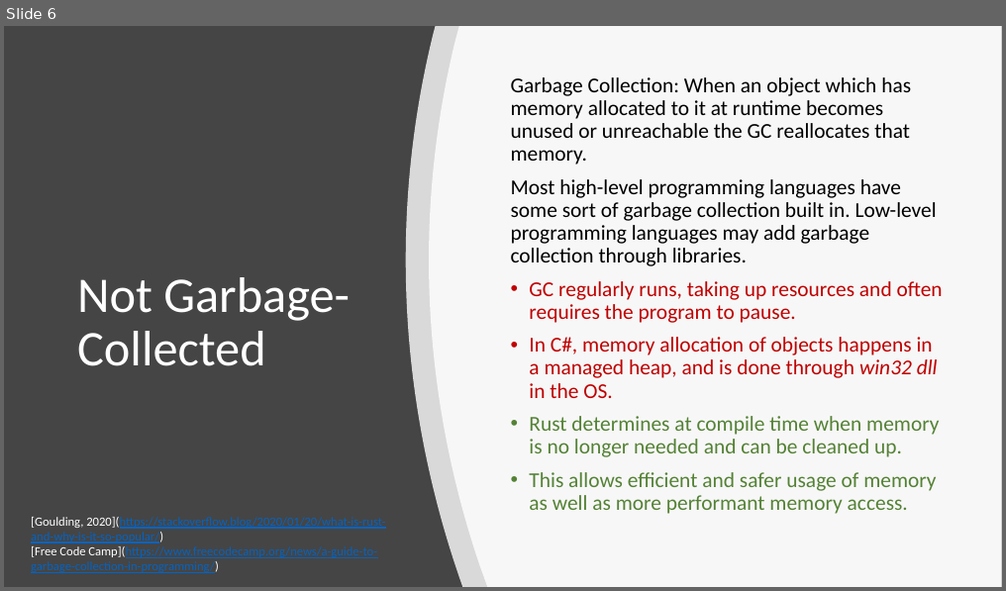
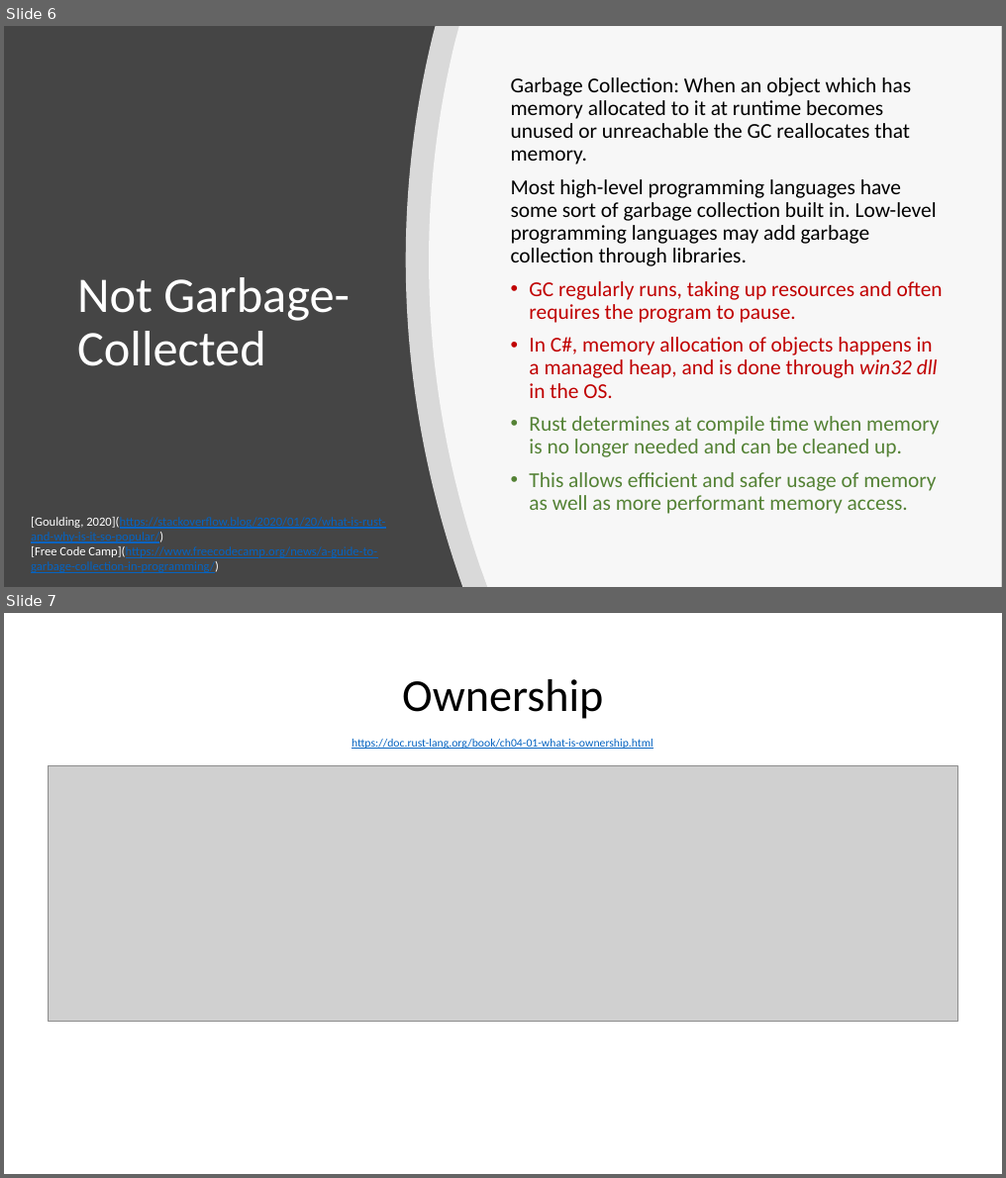
Before and after one commit to ctrachte/Rust-Tutorials, a slide deck: RustIntro.pptx. Shown one above the other, each under a label of ours: slide 6 before the commit, slides 6 and 7 after it. The pictures are 1006x591 and 1006x1178 pixels, drawn with LibreOffice and Linux fonts; fonts in the diff are those of the drawing; grey boxes stand for pictures. Boxes give left, top, right and bottom in pixels: in the first picture for what was removed or moved away, otherwise in the second. Text is boxed around its words. In the diff, an @@ line names an element or a change of style, - is before the commit and + after.

Commit message:
add ownership img/ppt example

```diff
--- a/RustIntro.pptx
+++ b/RustIntro.pptx
@@ slide 7 added at (4,613,1002,1174), background #FFFFFF @@
@@ title added at (402,679,603,719), 44 pt, text #000000 @@
+Ownership
@@ text added at (351,739,653,749), 11.1 pt, text #0563C1, underline @@
+https://doc.rust-lang.org/book/ch04-01-what-is-ownership.html
@@ picture added at (49,766,957,1022) @@
```
Also in this commit, not shown: 1 other file.
